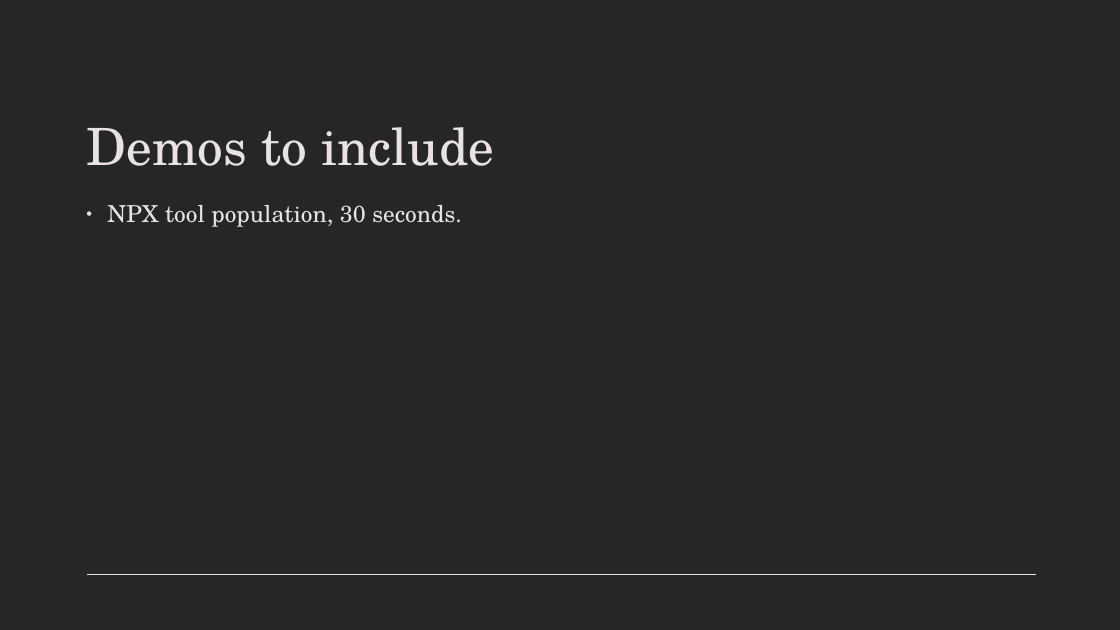
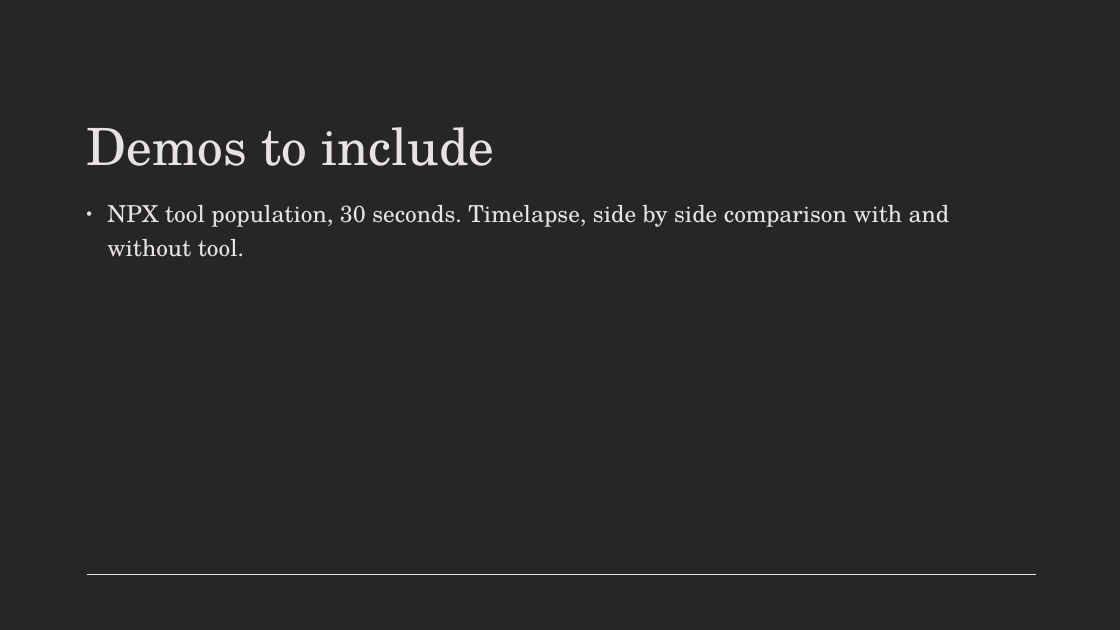
Before and after one commit to callummclu/dissertation, a slide deck: slide 4 of presentation/Presentation.pptx (slide 3 before the commit). Drawn at 1120x630 pixels with LibreOffice and Linux fonts; fonts in the diff are those of the drawing. Boxes give left, top, right and bottom in pixels: in the first picture for what was removed or moved away, otherwise in the second. Text is boxed around its words. In the diff, an @@ line names an element or a change of style, - is before the commit and + after.

```diff
--- a/presentation/Presentation.pptx
+++ b/presentation/Presentation.pptx
@@ text at bbox=[107, 205, 950, 257]: text changed @@
-• NPX tool population, 30 seconds.
+• NPX tool population, 30 seconds. Timelapse, side by side comparison with and without tool.
```
Also in this commit, not shown: 2 slides added, 20 other files.
